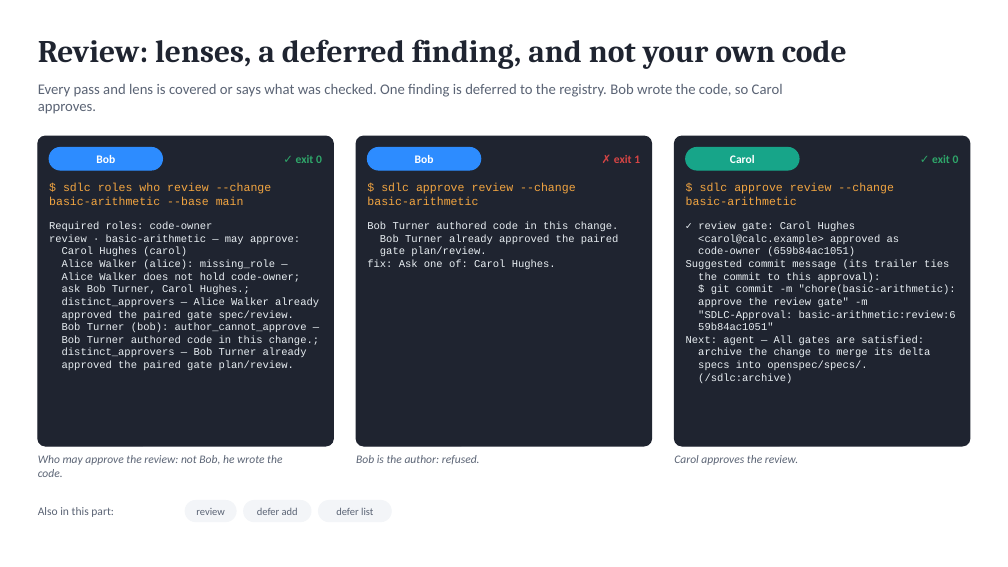
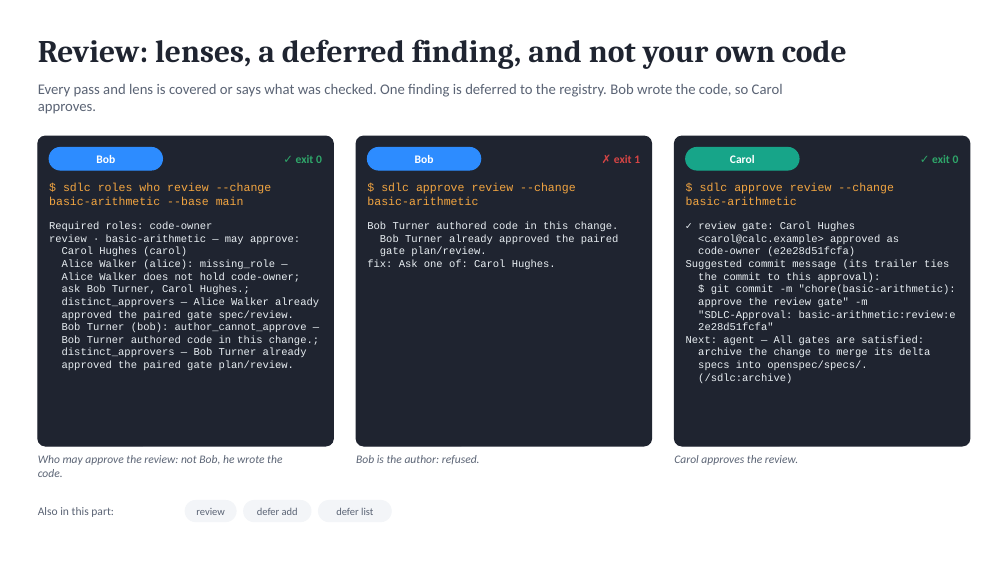
Before and after one commit to marin-ai-tech/sdlc, a slide deck: slide 12 of docs/demo/sdlc-calculator-demo.en.pptx. Drawn at 1008x567 pixels with LibreOffice and Linux fonts; fonts in the diff are those of the drawing. Boxes give left, top, right and bottom in pixels: in the first picture for what was removed or moved away, otherwise in the second. Text is boxed around its words. In the diff, an @@ line names an element or a change of style, - is before the commit and + after.

```diff
--- a/docs/demo/sdlc-calculator-demo.en.pptx
+++ b/docs/demo/sdlc-calculator-demo.en.pptx
@@ text at box(698, 247, 855, 256): text changed @@
-code-owner (659b84ac1051)
+code-owner (e2e28d51fcfa)
@@ text at box(698, 310, 956, 330): text changed @@
-"SDLC-Approval: basic-arithmetic:review:6
-59b84ac1051"
+"SDLC-Approval: basic-arithmetic:review:e
+2e28d51fcfa"
```
Also in this commit, not shown: 5 other slides changed, 31 other files.
